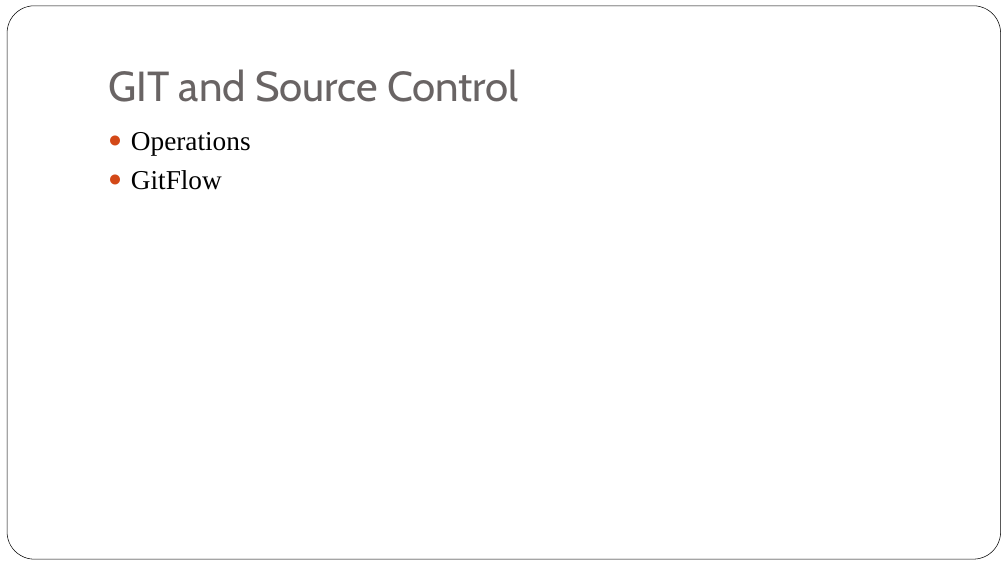
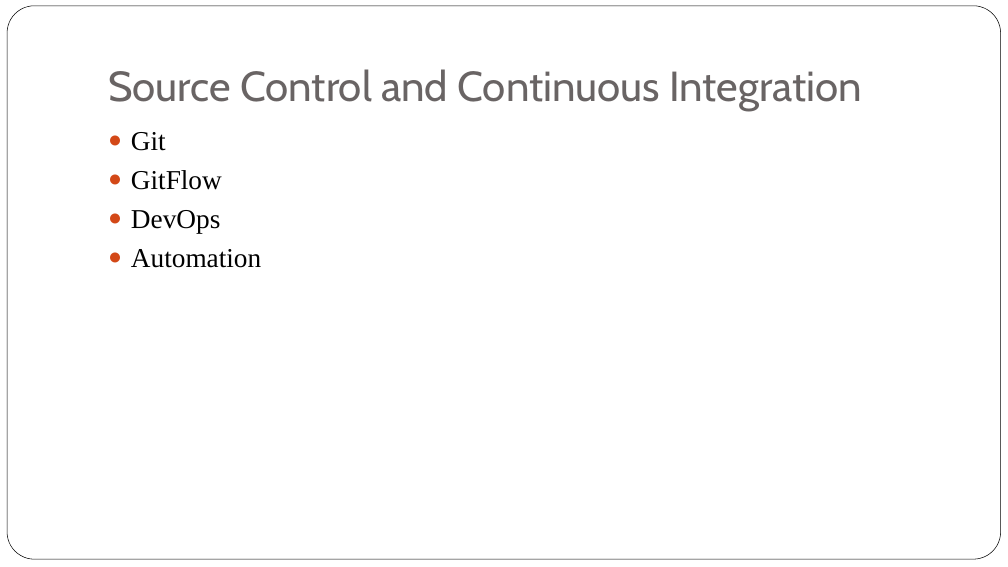
Before and after one commit to iskandersierra/DevSharp, a slide deck: slide 24 of Docs/Distributed Architecture.pptx (slide 20 before the commit). Drawn at 1008x567 pixels with LibreOffice and Linux fonts; fonts in the diff are those of the drawing. Boxes give left, top, right and bottom in pixels: in the first picture for what was removed or moved away, otherwise in the second. Text is boxed around its words. In the diff, an @@ line names an element or a change of style, - is before the commit and + after.

Commit message:
Update pptx

```diff
--- a/Docs/Distributed Architecture.pptx
+++ b/Docs/Distributed Architecture.pptx
@@ title at (108, 69, 862, 111): text changed @@
-GIT and Source Control
+Source Control and Continuous Integration
@@ text at (131, 132, 166, 151): text changed @@
-● Operations
+● Git
@@ text at (131, 210, 261, 268): paragraphs added @@
+● DevOps
+● Automation
```
Also in this commit, not shown: 5 other slides changed, 7 slides added, 3 slides removed.
